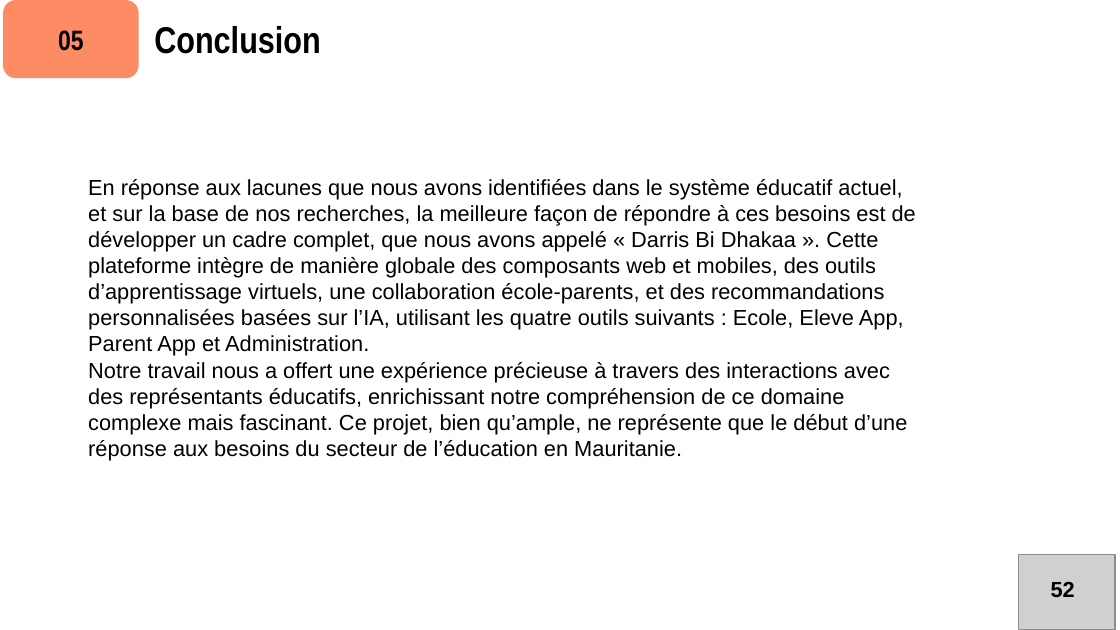
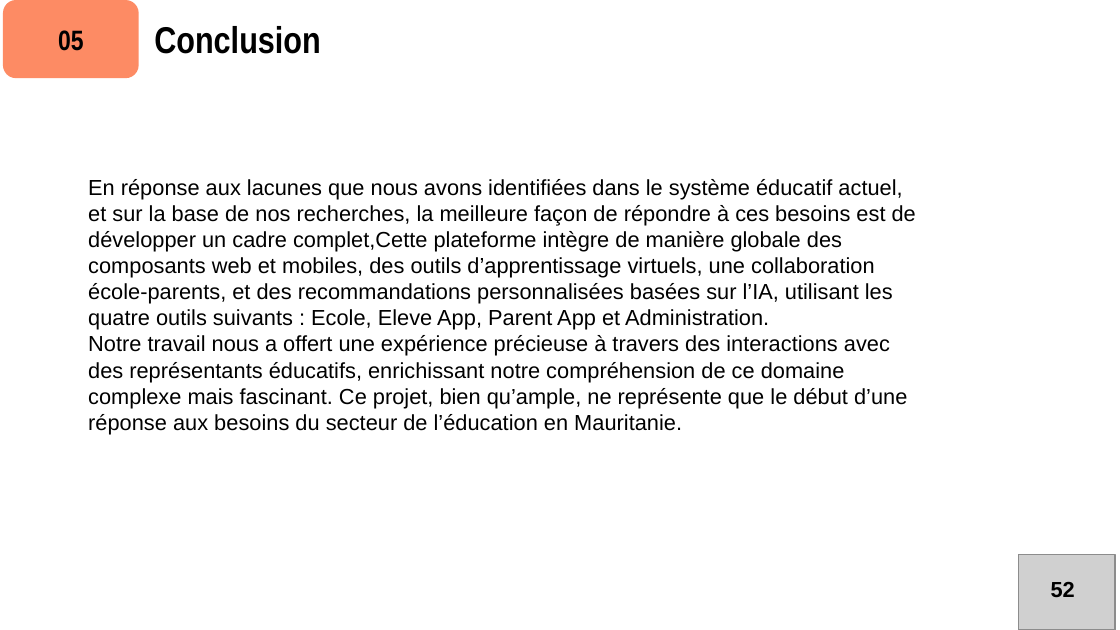
Before and after one commit to TouradGithub/education_system, a slide deck: slide 17 of presentation.pptx. Drawn at 1120x630 pixels with LibreOffice and Linux fonts; fonts in the diff are those of the drawing; grey boxes stand for pictures. Boxes give left, top, right and bottom in pixels: in the first picture for what was removed or moved away, otherwise in the second. Text is boxed around its words. In the diff, an @@ line names an element or a change of style, - is before the commit and + after.

```diff
--- a/presentation.pptx
+++ b/presentation.pptx
@@ text at [88,179,916,330]: text changed @@
-En réponse aux lacunes que nous avons identifiées dans le système éducatif actuel, et sur la base de nos recherches, la meilleure façon de répondre à ces besoins est de développer un cadre complet, que nous avons appelé « Darris Bi Dhakaa ». Cette plateforme intègre de manière globale des composants web et mobiles, des outils d’apprentissage virtuels, une collaboration école-parents, et des recommandations personnalisées basées sur l’IA, utilisant les quatre outils suivants : Ecole, Eleve App, Parent App et Administration.
+En réponse aux lacunes que nous avons identifiées dans le système éducatif actuel, et sur la base de nos recherches, la meilleure façon de répondre à ces besoins est de développer un cadre complet,Cette plateforme intègre de manière globale des composants web et mobiles, des outils d’apprentissage virtuels, une collaboration école-parents, et des recommandations personnalisées basées sur l’IA, utilisant les quatre outils suivants : Ecole, Eleve App, Parent App et Administration.
```
Also in this commit, not shown: 4 other slides changed, 4 other files.
